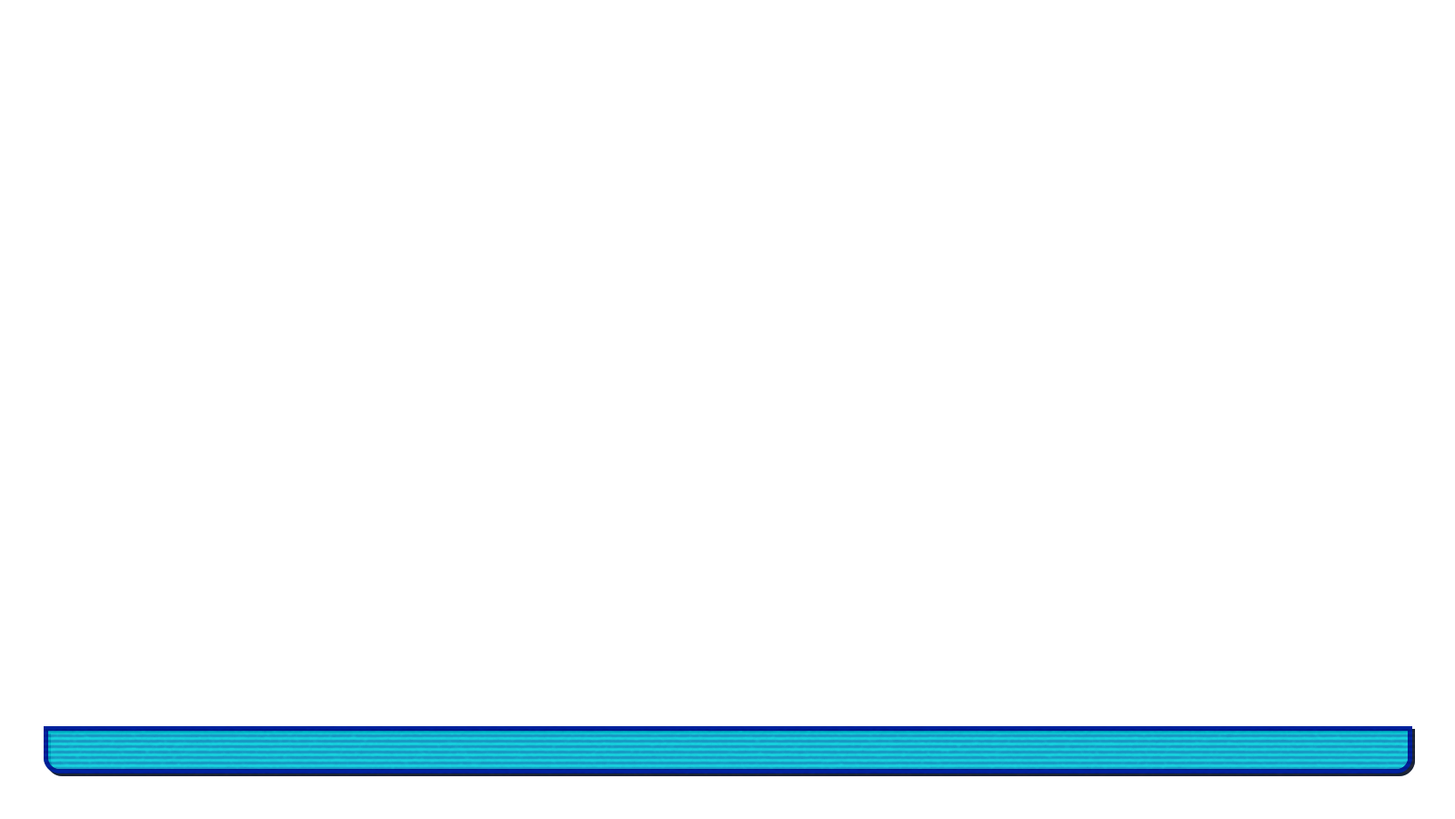
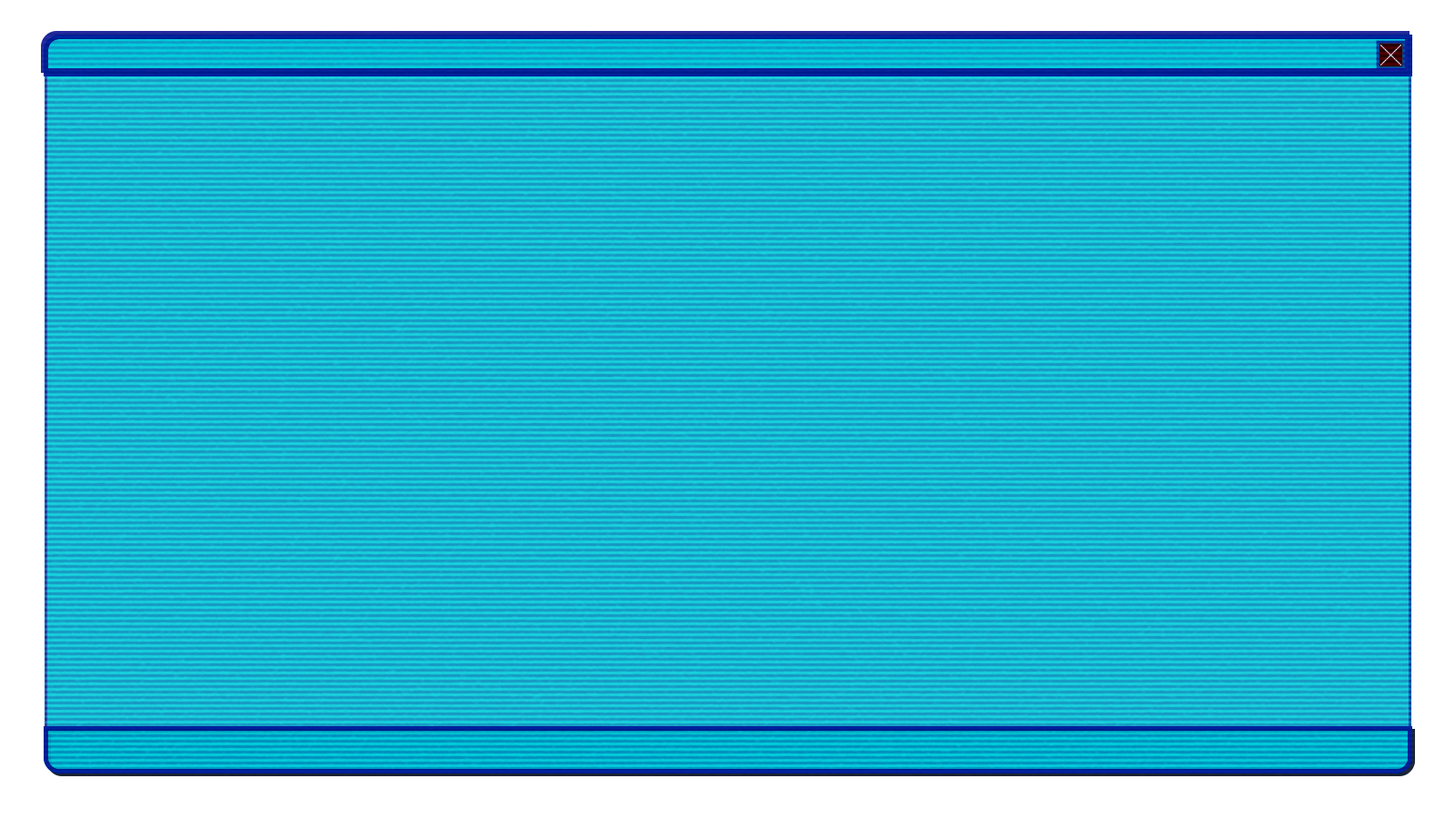
Layer changes from the first 1455 × 819 image to the second:
showed "ウィンドウ上 のコピー 2" over [40, 30, 1413, 77]
added layer "長方形 1 のコピー" over [44, 35, 1412, 769]
